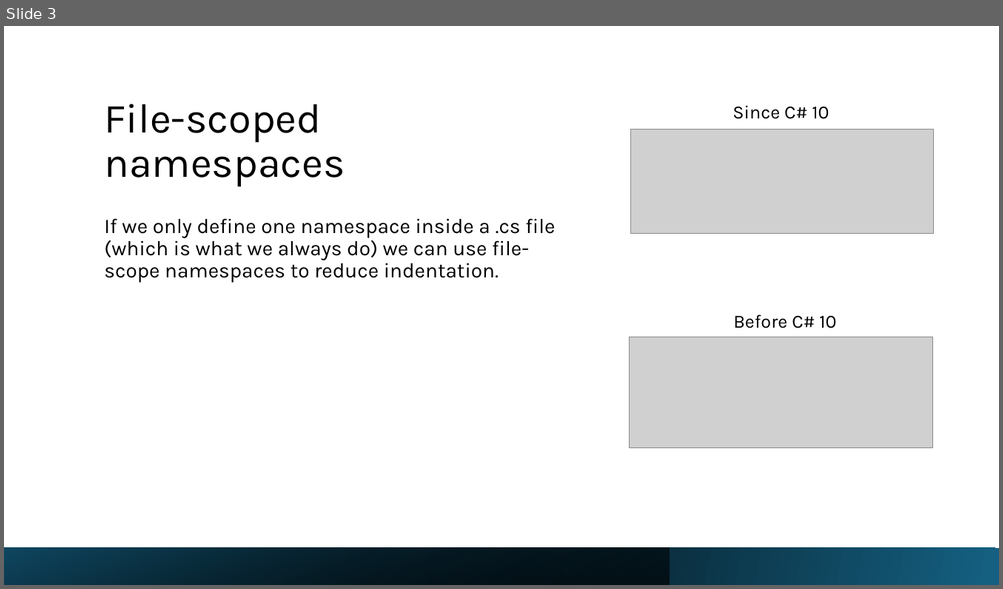
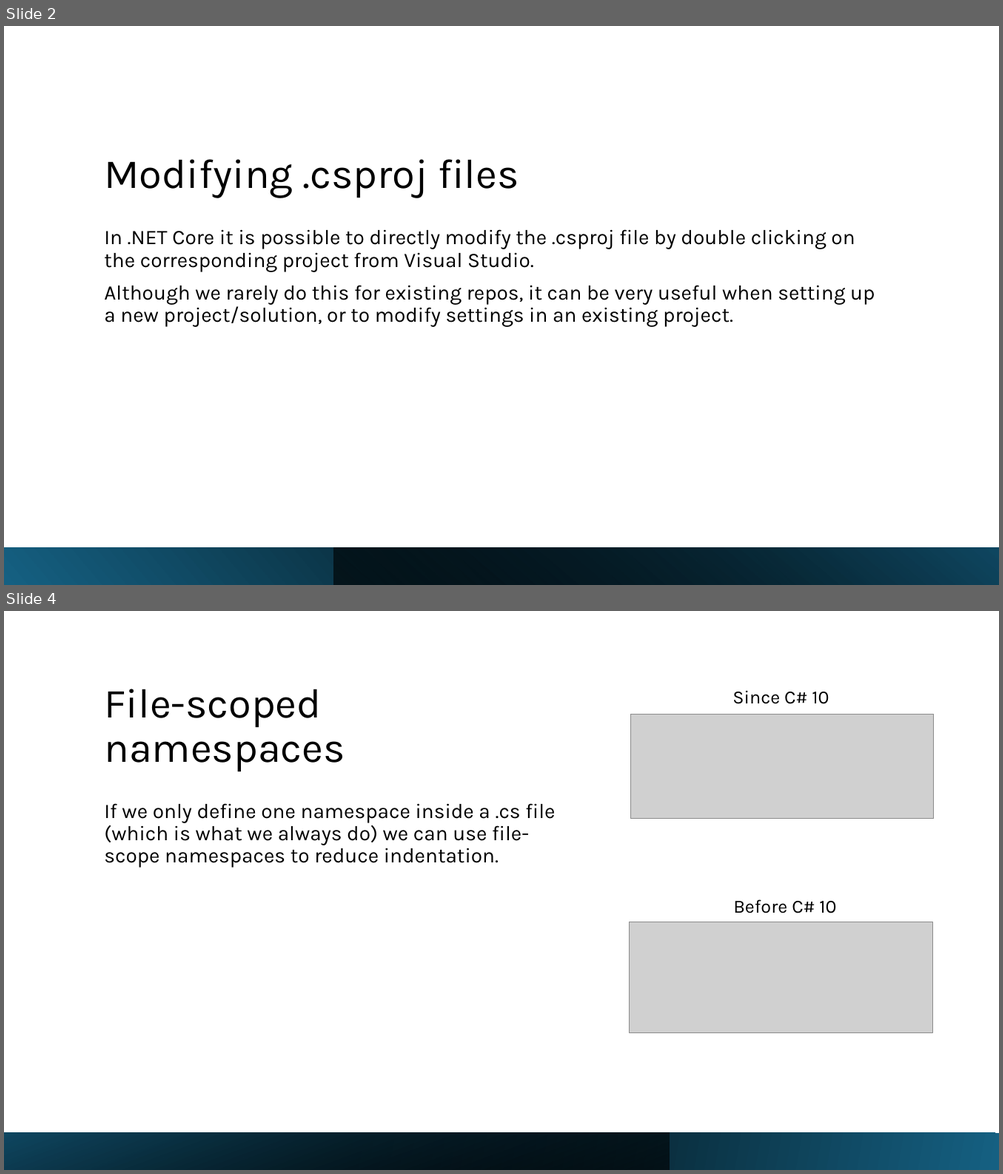
Before and after one commit to LuisSouto/C-sharp-new-features, a slide deck: slides.pptx. Shown one above the other, each under a label of ours: slide 3 before the commit, slides 2 and 4 after it; the slides between them are not shown. The pictures are 1003x589 and 1003x1174 pixels, drawn with LibreOffice and Linux fonts; fonts in the diff are those of the drawing; grey boxes stand for pictures. Boxes give left, top, right and bottom in pixels: in the first picture for what was removed or moved away, otherwise in the second. Text is boxed around its words. In the diff, an @@ line names an element or a change of style, - is before the commit and + after.

```diff
--- a/slides.pptx
+++ b/slides.pptx
@@ slide 2 added at bbox=[4, 26, 999, 585], background #FFFFFF @@
@@ title added at bbox=[104, 159, 519, 198], 40 pt, text #000000 @@
+Modifying .csproj files
@@ text added at bbox=[104, 230, 874, 327], 20 pt, text #000000 @@
+In .NET Core it is possible to directly modify the .csproj file by double clicking on the corresponding project from Visual Studio.
+Although we rarely do this for existing repos, it can be very useful when setting up a new project/solution, or to modify settings in an existing project.
@@ rectangle added at bbox=[4, 548, 999, 585], fill gradient #156082 to #000000 @@
@@ rectangle added at bbox=[334, 548, 999, 585], fill gradient #000000 to #104862 @@
@@ what was slide 3 is now slide 4 @@
```
Also in this commit, not shown: 1 slide changed, 1 other slide added, 1 slide removed.
